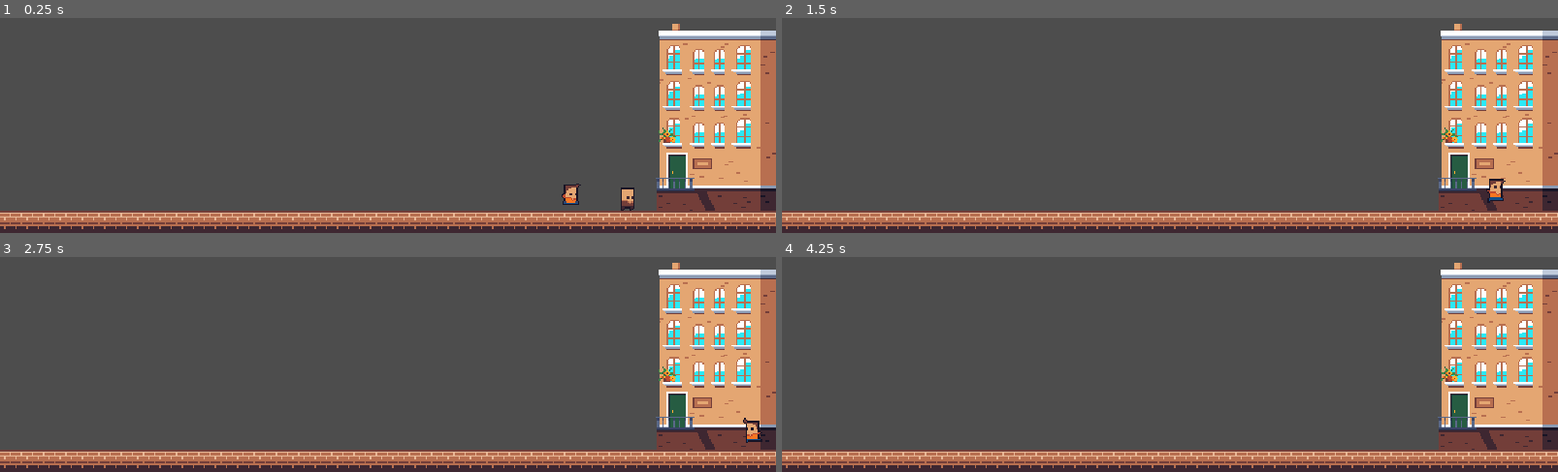
Above: before the commit, frames 1-4 (two rows, left to right).
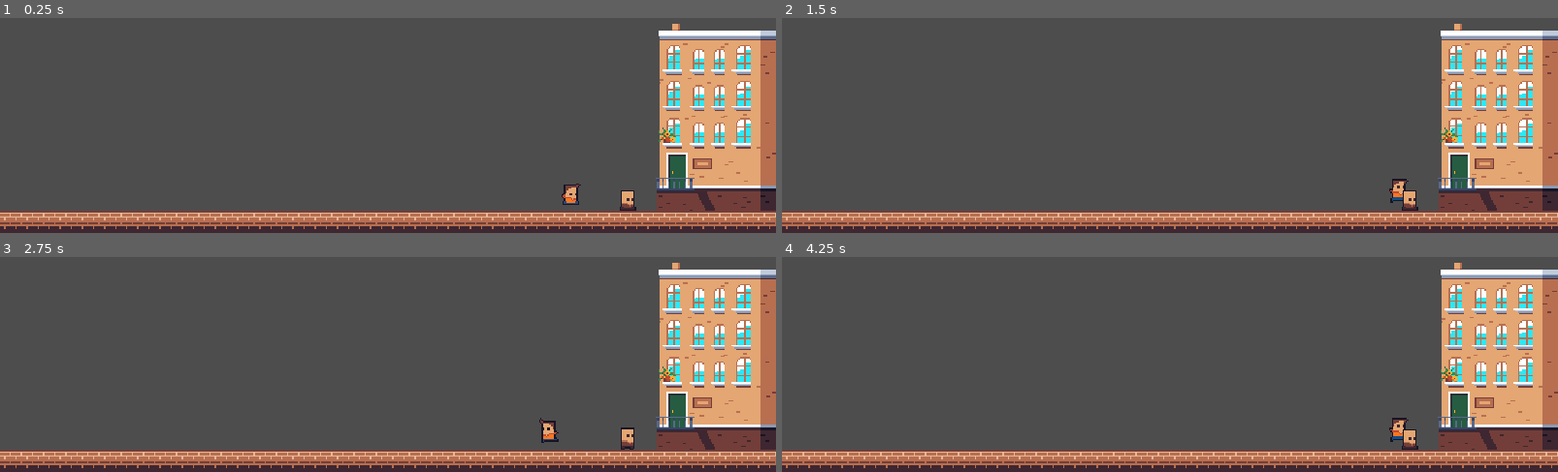
Above: after the commit, the same moments.

Repository: tiagobonetti/scaling-up
Game: Godot game, scene res://world.tscn
The game is run twice, just before and just after one commit, with the same random seed, the same clock (stepped at 60 frames per second) and the same inputs.
Inputs:
- Up to frame 1 (0.25 s): no input
- Up to frame 2 (1.5 s): tap Enter (ui_accept) at 0.5, 0.6, 0.77, 1.07, 1.35 s; hold Right (ui_right) from 0.53 s (still down)
- Up to frame 3 (2.75 s): tap Enter (ui_accept) at 1.52, 1.82, 2.1 s; release Right (ui_right) at 2.03 s; hold Left (ui_left) from 2.03 s (still down)
- Up to frame 4 (4.25 s): release Left (ui_left) at 2.78 s; hold Right (ui_right) from 2.78 s (still down); tap Enter (ui_accept) at 2.85, 3.02, 3.32, 3.6, 3.77, 4.07 s

The runs differ from the first frame. In frame 1, 0.1% of the frame differs, in the area x 79-82%, y 78-90%; in frame 2, 0.5%; in frame 3, 0.6%, in the area x 69-99%, y 74-90%; in frame 4, 0.4%.

Commit message:
Making users just bounce

Diff:
--- a/user.gd
+++ b/user.gd
@@ -4,28 +4,34 @@
 const SPEED = 300.0
 const JUMP_VELOCITY = -400.0
 
+var animationPlayer = null
+
+func _ready():
+	animationPlayer = $AnimationPlayer
+	animationPlayer.play("Idle")
+
 # Get the gravity from the project settings to be synced with RigidBody nodes.
 var gravity = ProjectSettings.get_setting("physics/2d/default_gravity")
 
 
-func _physics_process(delta):
+#func _physics_process(delta):
 	# Add the gravity.
-	if not is_on_floor():
-		velocity.y += gravity * delta
-
-	# Handle Jump.
-	if Input.is_action_just_pressed("ui_accept") and is_on_floor():
-		velocity.y = JUMP_VELOCITY
-
-	# Get the input direction and handle the movement/deceleration.
-	# As good practice, you should replace UI actions with custom gameplay actions.
-	var direction = Input.get_axis("ui_left", "ui_right")
-	if direction:
-		velocity.x = direction * SPEED
-	else:
-		velocity.x = move_toward(velocity.x, 0, SPEED)
-
-	move_and_slide()
+#	if not is_on_floor():
+#		velocity.y += gravity * delta
+#
+#	# Handle Jump.
+#	if Input.is_action_just_pressed("ui_accept") and is_on_floor():
+#		velocity.y = JUMP_VELOCITY
+#
+#	# Get the input direction and handle the movement/deceleration.
+#	# As good practice, you should replace UI actions with custom gameplay actions.
+#	var direction = Input.get_axis("ui_left", "ui_right")
+#	if direction:
+#		velocity.x = direction * SPEED
+#	else:
+#		velocity.x = move_toward(velocity.x, 0, SPEED)
+#
+#	move_and_slide()
 
 
 ##@onready var state_list = IDLE, WANDER
